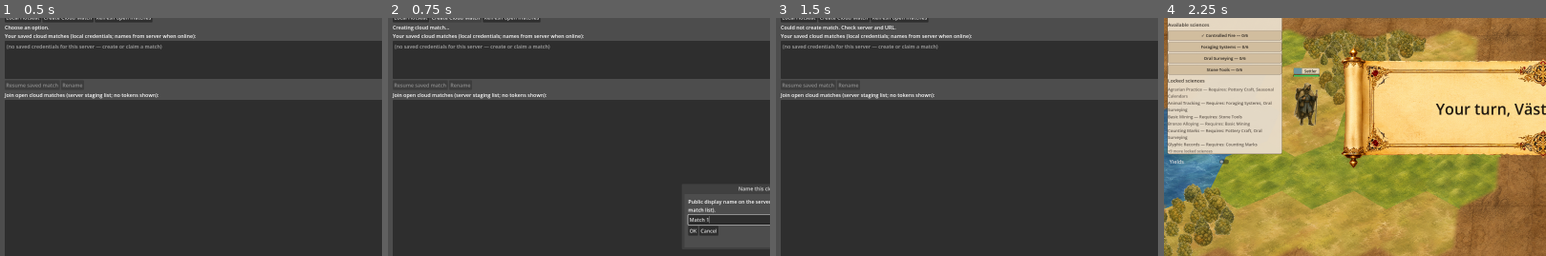
Above: before the commit, frames 1-4 (left to right).
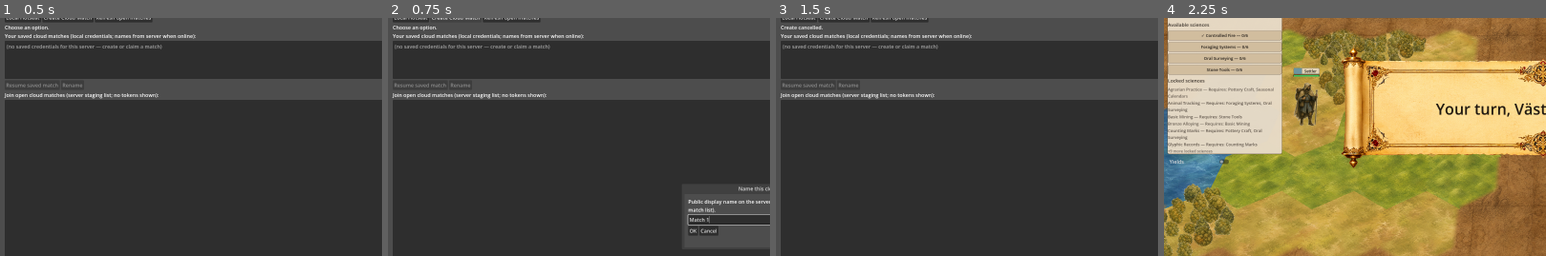
Above: after the commit, the same moments.

Repository: nizlas/EmpireOfMinds
Game: Godot game, scene res://cloud/cloud_front_door.tscn
Two runs of this game, one before a commit and one after it. Both use one fixed random seed, a clock stepped at 60 frames per second and the inputs below.
Inputs:
- Up to frame 1 (0.5 s): no input
- Up to frame 2 (0.75 s): click "Create Cloud Match" at 0.5 s
- Up to frame 3 (1.5 s): click "OK" at 1.25 s
- Up to frame 4 (2.25 s): click "Local Hotseat" at 2 s
The pictures show only the part of the screen within x 0-50%, y 7-57%; the shares and areas given below are measured in that part.

Frame 1 is identical in both runs. In frame 2, 0.1% of the frame differs, in the area x 2-16%, y 3-6%; in frame 3, 0.3%, in the area x 2-32%, y 3-5%; in frame 4, nothing differs.

Commit message:
Mer bugfix

Diff:
--- a/game/cloud/cloud_client.gd
+++ b/game/cloud/cloud_client.gd
@@ -160,11 +160,27 @@
 	}
 
 
+static func build_create_match_body(scenario_id: String, display_name: String = "") -> Dictionary:
+	var body: Dictionary = {"scenario_id": scenario_id}
+	var dn: String = str(display_name).strip_edges()
+	if dn.length() > 0:
+		body["display_name"] = dn
+	return body
+
+
+static func pick_create_credential_display_name(requested: String, resp: Dictionary) -> String:
+	var from_server: String = display_name_from_create_response(resp)
+	var req: String = str(requested).strip_edges()
+	if from_server.length() > 0:
+		return from_server
+	return req
+
+
 static func credential_from_create_response(
 	server_url: String,
 	resp: Dictionary,
 	label: String = "",
-	store_path: String = CloudCredentialStoreScript.DEFAULT_PATH,
+	_store_path: String = CloudCredentialStoreScript.DEFAULT_PATH,
 ) -> Dictionary:
 	var mid: String = str(resp.get("match_id", "")).strip_edges()
 	var host_tok: String = host_token_from_create_response(resp)
@@ -172,7 +188,7 @@
 	if lbl.is_empty():
 		lbl = display_name_from_create_response(resp)
 	if lbl.is_empty():
-		lbl = CloudCredentialStoreScript.generate_default_label(store_path)
+		lbl = mid
 	return CloudCredentialStoreScript.make_entry(
 		server_url,
 		mid,
--- a/game/cloud/cloud_credential_store.gd
+++ b/game/cloud/cloud_credential_store.gd
@@ -116,6 +116,36 @@
 	return generate_default_label(path)
 
 
+## After OK, **hide()** must not let **close_requested** overwrite the edited value.
+static func finalize_dialog_text(
+	edited_text: String,
+	prefill: String,
+	confirmed: bool,
+	cancel_to_prefill: bool,
+) -> String:
+	if confirmed:
+		return str(edited_text).strip_edges()
+	if cancel_to_prefill:
+		return str(prefill).strip_edges()
+	return ""
+
+
+static func seed_display_names_from_entries(entries: Array) -> Dictionary:
+	var out: Dictionary = {}
+	var i: int = 0
+	while i < entries.size():
+		var row = entries[i]
+		i += 1
+		if typeof(row) != TYPE_DICTIONARY:
+			continue
+		var d: Dictionary = row as Dictionary
+		var mid: String = normalize_match_id(str(d.get("match_id", "")))
+		var lbl: String = str(d.get("label", "")).strip_edges()
+		if mid.length() > 0 and lbl.length() > 0:
+			out[mid] = lbl
+	return out
+
+
 static func display_label(entry: Dictionary) -> String:
 	if typeof(entry) != TYPE_DICTIONARY:
 		return ""
@@ -130,14 +160,15 @@
 	if typeof(entry) != TYPE_DICTIONARY:
 		return ""
 	var mid: String = normalize_match_id(str(entry.get("match_id", "")))
+	var lbl: String = str(entry.get("label", "")).strip_edges()
+	var from_server: String = ""
 	if mid.length() > 0 and typeof(server_names) == TYPE_DICTIONARY:
-		var from_server: String = str(server_names.get(mid, "")).strip_edges()
-		if from_server.length() > 0:
-			return from_server
-	var lbl: String = str(entry.get("label", "")).strip_edges()
-	if lbl.length() > 0:
-		return lbl
-	return mid
+		from_server = str(server_names.get(mid, "")).strip_edges()
+	if from_server.is_empty():
+		if lbl.length() > 0:
+			return lbl
+		return mid
+	return from_server
 
 
 static func resolved_display_name(entry: Dictionary, server_names: Dictionary = {}) -> String:
--- a/game/cloud/cloud_front_door.gd
+++ b/game/cloud/cloud_front_door.gd
@@ -32,7 +32,8 @@
 		get_tree().change_scene_to_file(MAIN_SCENE)
 		return
 	_build_ui()
-	await _refresh_saved_list()
+	_populate_saved_list_from_store()
+	call_deferred("_enrich_saved_list_from_server")
 
 
 func _resolve_server_url() -> String:
@@ -143,7 +144,8 @@
 
 
 func _await_text_dialog(title: String, hint: String, prefill: String, cancel_to_prefill: bool) -> String:
-	var chosen: String = prefill
+	var edited: String = prefill
+	var confirmed: bool = false
 	var win := Window.new()
 	win.title = title
 	win.unresizable = true
@@ -184,23 +186,29 @@
 	edit.caret_column = edit.text.length()
 	ok_btn.pressed.connect(
 		func() -> void:
-			chosen = edit.text
+			edited = edit.text
+			confirmed = true
 			win.hide()
 	)
 	cancel_btn.pressed.connect(
 		func() -> void:
-			chosen = prefill if cancel_to_prefill else ""
+			confirmed = false
 			win.hide()
 	)
 	win.close_requested.connect(
 		func() -> void:
-			chosen = prefill if cancel_to_prefill else ""
-			win.hide()
+			if not confirmed:
+				win.hide()
 	)
 	while win.visible:
 		await get_tree().process_frame
 	win.queue_free()
-	return chosen
+	return CloudCredentialStoreScript.finalize_dialog_text(
+		edited,
+		prefill,
+		confirmed,
+		cancel_to_prefill,
+	)
 
 
 func _prompt_create_display_name(default_label: String) -> String:
@@ -208,8 +216,10 @@
 		"Name this cloud match",
 		"Public display name on the server (visible to others in the open match list).",
 		default_label,
-		true,
-	)
+		false,
+	)
+	if raw.is_empty():
+		return ""
 	return CloudCredentialStoreScript.resolve_label_for_save(raw, STORE_PATH)
 
 
@@ -230,13 +240,16 @@
 func _on_create_cloud() -> void:
 	if _busy:
 		return
+	var requested_name: String = await _prompt_create_display_name(
+		CloudCredentialStoreScript.generate_default_label(STORE_PATH)
+	)
+	if requested_name.is_empty():
+		_set_status("Create cancelled.")
+		return
 	_set_busy(true)
 	_set_status("Creating cloud match…")
 	var sess = _make_session()
-	var saved_lbl: String = await _prompt_create_display_name(
-		CloudCredentialStoreScript.generate_default_label(STORE_PATH)
-	)
-	var resp: Dictionary = await sess.post_create_match("prototype_play", saved_lbl)
+	var resp: Dictionary = await sess.post_create_match("prototype_play", requested_name)
 	sess.queue_free()
 	_set_busy(false)
 	if resp.has("_error") or str(resp.get("match_id", "")) == "":
@@ -247,12 +260,20 @@
 		_set_status("Create succeeded but host token was missing.")
 		return
 	var mid: String = str(resp.get("match_id", "")).strip_edges()
-	var server_name: String = CloudClientScript.display_name_from_create_response(resp)
-	_server_display_names[mid] = server_name
+	var display_name: String = CloudClientScript.pick_create_credential_display_name(
+		requested_name,
+		resp,
+	)
+	if _cloud_debug_enabled() and display_name != requested_name:
+		push_warning(
+			"SliceC14c2 create using response display_name=%s (requested=%s)"
+			% [display_name, requested_name]
+		)
+	_server_display_names[mid] = display_name
 	var entry: Dictionary = CloudClientScript.credential_from_create_response(
 		_server_url,
 		resp,
-		server_name,
+		display_name,
 		STORE_PATH,
 	)
 	_save_credential_with_label(entry)
@@ -389,8 +410,12 @@
 		_saved_list.add_item("(no saved credentials for this server — create or claim a match)")
 
 
-func _refresh_saved_list() -> void:
-	await _merge_server_display_names_from_lobby()
+func _populate_saved_list_from_store() -> void:
+	var entries: Array = CloudCredentialStoreScript.entries_for_server(STORE_PATH, _server_url)
+	var seeded: Dictionary = CloudCredentialStoreScript.seed_display_names_from_entries(entries)
+	for mid in seeded.keys():
+		if not _server_display_names.has(mid):
+			_server_display_names[mid] = seeded[mid]
 	_load_saved_row_views()
 	_render_saved_list()
 	_saved_selected_index = -1
@@ -398,6 +423,27 @@
 		_saved_resume_btn.disabled = true
 	if _saved_rename_btn != null:
 		_saved_rename_btn.disabled = true
+
+
+func _enrich_saved_list_from_server() -> void:
+	if _busy:
+		return
+	await _merge_server_display_names_from_lobby()
+	var sel: int = _saved_selected_index
+	_load_saved_row_views()
+	_render_saved_list()
+	if sel >= 0 and sel < _saved_rows.size():
+		_saved_selected_index = sel
+		_saved_list.select(sel)
+		if _saved_resume_btn != null:
+			_saved_resume_btn.disabled = false
+		if _saved_rename_btn != null:
+			_saved_rename_btn.disabled = not bool((_saved_rows[sel] as Dictionary).get("is_host", false))
+
+
+func _refresh_saved_list() -> void:
+	_populate_saved_list_from_store()
+	await _enrich_saved_list_from_server()
 
 
 func _on_saved_item_selected(index: int) -> void:
@@ -476,12 +522,8 @@
 	CloudCredentialStoreScript.update_label_cache(STORE_PATH, _server_url, mid, server_name)
 	_saved_rows[_saved_selected_index] = CloudCredentialStoreScript.apply_rename_to_view(view, server_name)
 	_render_saved_list()
-	await _merge_server_display_names_from_lobby()
-	_load_saved_row_views()
 	var sel: int = _saved_selected_index
-	_render_saved_list()
 	if sel >= 0 and sel < _saved_rows.size():
-		_saved_selected_index = sel
 		_saved_list.select(sel)
 		if _saved_resume_btn != null:
 			_saved_resume_btn.disabled = false
--- a/game/cloud/cloud_session.gd
+++ b/game/cloud/cloud_session.gd
@@ -173,12 +173,37 @@
 				% [Time.get_ticks_msec(), base_norm, path, full_url, scenario_id]
 			)
 		)
-	var body: Dictionary = {"scenario_id": scenario_id}
-	var dn: String = str(display_name).strip_edges()
-	if dn.length() > 0:
-		body["display_name"] = dn
+	var body: Dictionary = CloudClientScript.build_create_match_body(scenario_id, display_name)
 	var payload := JSON.stringify(body)
-	return await http_json_request(HTTPClient.METHOD_POST, path, payload)
+	if dbg:
+		var keys: PackedStringArray = PackedStringArray()
+		for k in body.keys():
+			keys.append(str(k))
+		print(
+			(
+				"SliceC14c2 create_match_request scenario_id=%s requested_display_name=%s body_keys=%s"
+				% [scenario_id, str(body.get("display_name", "")), ",".join(keys)]
+			)
+		)
+	var resp: Dictionary = await http_json_request(HTTPClient.METHOD_POST, path, payload)
+	if dbg:
+		if resp.has("_error"):
+			print(
+				"SliceC14c2 create_match_failed error=%s http=%s"
+				% [str(resp.get("_error", "")), str(resp.get("_http_code", ""))]
+			)
+		else:
+			var resp_dn: String = CloudClientScript.display_name_from_create_response(resp)
+			print(
+				"SliceC14c2 create_match_ok match_id=%s response_display_name=%s"
+				% [str(resp.get("match_id", "")), resp_dn]
+			)
+			if body.has("display_name") and resp_dn != str(body["display_name"]):
+				push_warning(
+					"SliceC14c2 create_match display_name mismatch requested=%s response=%s"
+					% [str(body["display_name"]), resp_dn]
+				)
+	return resp
 
 
 func patch_display_name(match_id: String, display_name: String) -> Dictionary:
--- /dev/null
+++ b/game/cloud/tests/test_cloud_front_door_data_flow.gd
@@ -0,0 +1,129 @@
+# Headless: C14c blocking data-flow — dialog OK vs close, create body, local saved startup.
+extends SceneTree
+
+const StoreScript = preload("res://cloud/cloud_credential_store.gd")
+const CloudClientScript = preload("res://cloud/cloud_client.gd")
+
+const TEST_PATH: String = "user://test_eom_front_door_flow.json"
+const CUSTOM: String = "Manual Custom Name"
+
+var _total = 0
+var _any_fail = false
+
+
+func _init() -> void:
+	_test_dialog_ok_not_reverted_by_close()
+	_test_create_body_includes_custom_name()
+	_test_pick_create_uses_response_then_request()
+	_test_credential_create_no_local_match_number_override()
+	_test_saved_rows_without_server_map()
+	_test_refresh_merge_updates_display()
+	_test_seed_from_store()
+	_remove_test_file()
+	if _any_fail:
+		call_deferred("quit", 1)
+	else:
+		print("PASS %d/%d" % [_total, _total])
+		call_deferred("quit", 0)
+
+
+func _remove_test_file() -> void:
+	if FileAccess.file_exists(TEST_PATH):
+		DirAccess.remove_absolute(TEST_PATH)
+
+
+func _check(cond, message: String) -> void:
+	_total += 1
+	if cond:
+		return
+	_any_fail = true
+	var line := "FAIL: %s" % message
+	print(line)
+	push_error(line)
+
+
+func _test_dialog_ok_not_reverted_by_close() -> void:
+	var prefill := "Match 4"
+	var edited := CUSTOM
+	var ok_result: String = StoreScript.finalize_dialog_text(edited, prefill, true, true)
+	_check(ok_result == CUSTOM, "OK keeps custom text not prefill")
+	var cancel_result: String = StoreScript.finalize_dialog_text(edited, prefill, false, true)
+	_check(cancel_result == prefill, "cancel uses prefill when configured")
+	var rename_ok: String = StoreScript.finalize_dialog_text("Manual Renamed Match", "Old", true, false)
+	_check(rename_ok == "Manual Renamed Match", "rename OK not cleared")
+
+
+func _test_create_body_includes_custom_name() -> void:
+	var body: Dictionary = CloudClientScript.build_create_match_body("prototype_play", CUSTOM)
+	_check(body["display_name"] == CUSTOM, "create body has display_name")
+	_check(body["scenario_id"] == "prototype_play", "create body has scenario_id")
+	var empty_body: Dictionary = CloudClientScript.build_create_match_body("tiny_test", "   ")
+	_check(not empty_body.has("display_name"), "whitespace-only omits display_name")
+
+
+func _test_pick_create_uses_response_then_request() -> void:
+	var resp := {"match_id": "m_x", "display_name": CUSTOM}
+	_check(
+		CloudClientScript.pick_create_credential_display_name(CUSTOM, resp) == CUSTOM,
+		"response display_name",
+	)
+	var resp2 := {"match_id": "m_y"}
+	_check(
+		CloudClientScript.pick_create_credential_display_name(CUSTOM, resp2) == CUSTOM,
+		"fallback to requested",
+	)
+
+
+func _test_credential_create_no_local_match_number_override() -> void:
+	var resp := {"match_id": "m_z", "host_token": "ht_z", "display_name": CUSTOM}
+	var entry: Dictionary = CloudClientScript.credential_from_create_response(
+		"http://127.0.0.1:8000",
+		resp,
+		CUSTOM,
+		TEST_PATH,
+	)
+	_check(entry["label"] == CUSTOM, "credential label is custom not Match N")
+	_check(entry["seat_token"] == "ht_z", "host token stored")
+
+
+func _test_saved_rows_without_server_map() -> void:
+	_remove_test_file()
+	StoreScript.upsert(
+		TEST_PATH,
+		StoreScript.make_entry("http://a", "m_local", 0, "ht_l", true, -1, StoreScript.STATUS_STAGING, CUSTOM),
+	)
+	var entries: Array = StoreScript.entries_for_server(TEST_PATH, "http://a")
+	_check(entries.size() == 1, "local entry exists")
+	var view: Dictionary = StoreScript.build_saved_row_view(entries[0] as Dictionary, "http://a", {})
+	_check(view["display_name"] == CUSTOM, "no server map uses local label")
+	_check(str(view["row_text"]).find(CUSTOM) >= 0, "row shows custom without server")
+
+
+func _test_refresh_merge_updates_display() -> void:
+	var entry: Dictionary = StoreScript.make_entry(
+		"http://a",
+		"m_merge",
+		0,
+		"ht_m",
+		true,
+		-1,
+		StoreScript.STATUS_STAGING,
+		"Old Local",
+	)
+	var before: Dictionary = StoreScript.build_saved_row_view(entry, "http://a", {})
+	_check(before["display_name"] == "Old Local", "before merge local")
+	var after: Dictionary = StoreScript.build_saved_row_view(
+		entry,
+		"http://a",
+		{"m_merge": "Server Updated"},
+	)
+	_check(after["display_name"] == "Server Updated", "after merge server wins")
+	_check(str(after["row_text"]).find("Server Updated") >= 0, "merged row text updated")
+
+
+func _test_seed_from_store() -> void:
+	var entries: Array = [
+		StoreScript.make_entry("http://a", "m1", 0, "ht_1", true, -1, StoreScript.STATUS_STAGING, CUSTOM),
+	]
+	var seeded: Dictionary = StoreScript.seed_display_names_from_entries(entries)
+	_check(seeded["m1"] == CUSTOM, "seed map from credentials")
--- a/game/cloud/tests/test_cloud_match_labels.gd
+++ b/game/cloud/tests/test_cloud_match_labels.gd
@@ -151,7 +151,7 @@
 		"",
 		TEST_PATH,
 	)
-	_check(str(create_entry.get("label", "")) == "Match 1", "create credential default label")
+	_check(str(create_entry.get("label", "")) == "m_new", "create credential falls back to match_id not local Match N")
 	var claim_parsed := {
 		"ok": true,
 		"match_id": "m_c",
Not shown, changed: scripts/run-godot-tests.ps1
